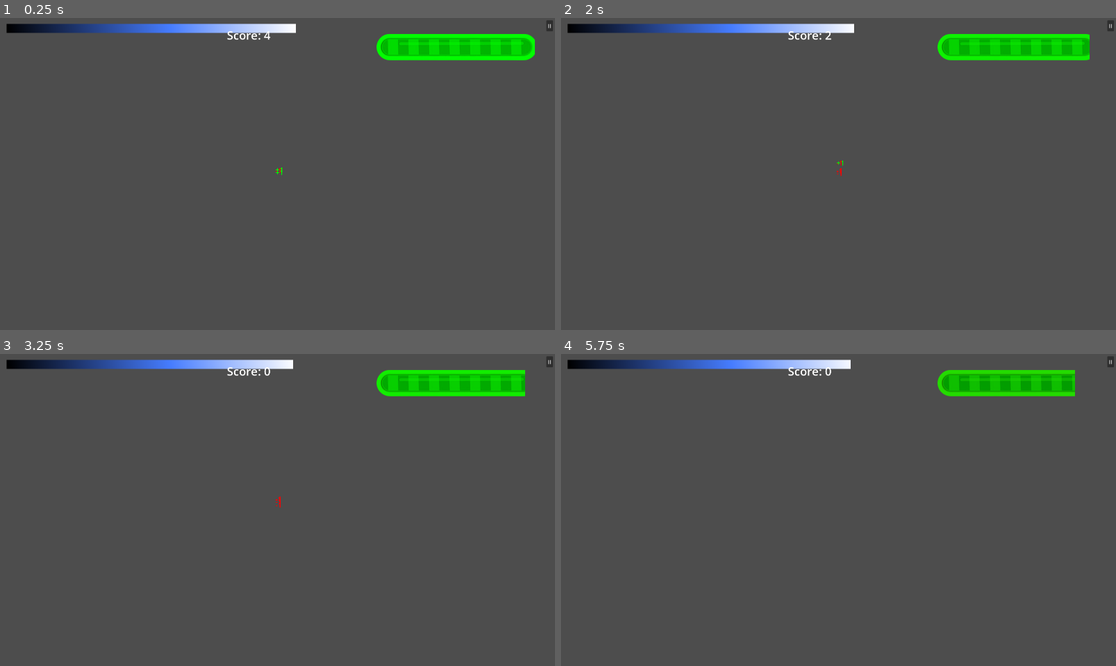
Above: before the commit, frames 1-4 (two rows, left to right).
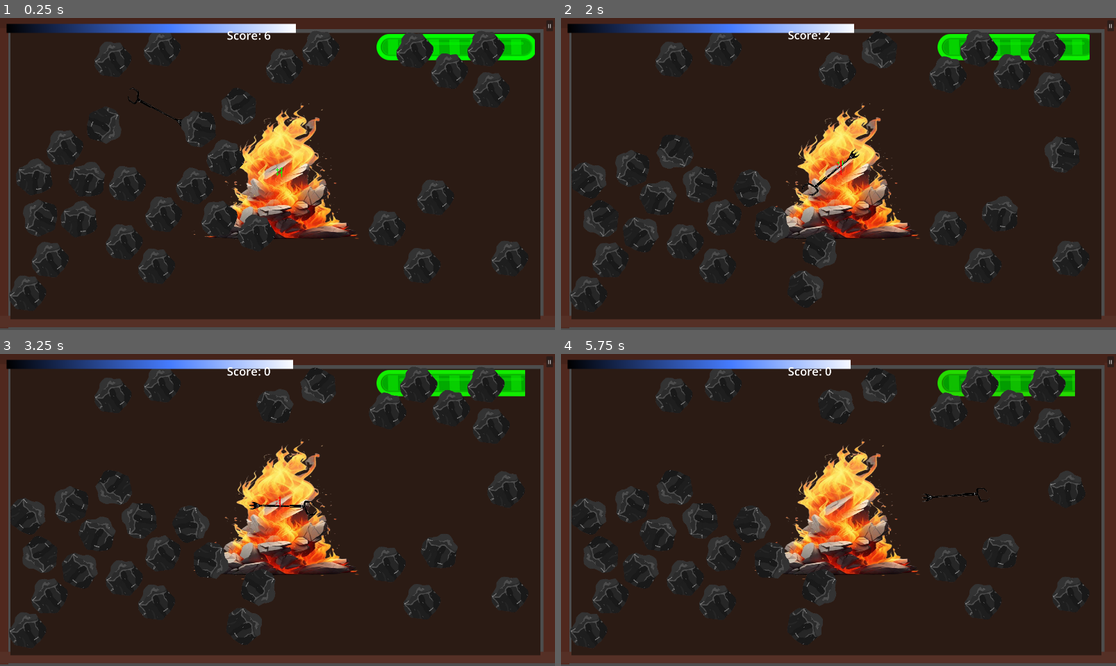
Above: after the commit, the same moments.

Repository: Inquisitor718/Casa-de-Penguin
Game: Godot game, scene res://scenes/fire_place.tscn
Two runs of this game, one before a commit and one after it. Both use one fixed random seed, a clock stepped at 60 frames per second and the inputs below.
Inputs (mouse positions are in pixels of both pictures, inside the frame that each line leads up to):
- Up to frame 1 (0.25 s): no input
- Up to frame 2 (2 s): click "II" at 0.5 s; click "Resume" at 1.25 s
- Up to frame 3 (3.25 s): click "II" at 2 s; click "Resume" at 2.75 s
- Up to frame 4 (5.75 s): click "II" at 3.5 s; click "Resume" at 4.25 s; move the mouse to (960, 494) at 5.02 s; click (960, 494) at 5.17 s

The runs differ from the first frame. In frame 1, 93% of the frame differs, in the area x 0-100%, y 0-100%; in frame 2, 93%; in frame 3, 93%; in frame 4, 93%.

Commit message:
sprite and audio lagaya

Diff:
--- a/casa-de-penguin/Pond.tscn
+++ b/casa-de-penguin/Pond.tscn
@@ -2,7 +2,7 @@
 
 [ext_resource type="Script" uid="uid://djvirrobmke7h" path="res://Pond.gd" id="1_4nafw"]
 [ext_resource type="Texture2D" uid="uid://bxkdtofujphu3" path="res://icon.svg" id="2_mck8p"]
-[ext_resource type="PackedScene" uid="uid://d3yxwak4tgxpc" path="res://Scenes/main.tscn" id="2_n1mv4"]
+[ext_resource type="PackedScene" uid="uid://bs2ynfyt0nf3y" path="res://Scenes/fish.tscn" id="2_n1mv4"]
 
 [sub_resource type="AtlasTexture" id="AtlasTexture_4nafw"]
 atlas = ExtResource("2_mck8p")
--- a/casa-de-penguin/project.godot
+++ b/casa-de-penguin/project.godot
@@ -33,6 +33,7 @@
 run/main_scene="uid://d3yxwak4tgxpc"
 config/features=PackedStringArray("4.5", "Forward Plus")
 config/icon="res://icon.svg"
+poker=""
 
 [input]
 
--- a/casa-de-penguin/scenes/coal.tscn
+++ b/casa-de-penguin/scenes/coal.tscn
@@ -1,6 +1,8 @@
-[gd_scene load_steps=3 format=3 uid="uid://cc8uhrey8qc28"]
+[gd_scene load_steps=5 format=3 uid="uid://cc8uhrey8qc28"]
 
-[ext_resource type="Script" uid="uid://064f8712j4gr" path="res://scripts/coal.gd" id="1_tqxuk"]
+[ext_resource type="Script" uid="uid://064f8712j4gr" path="res://Scripts/coal.gd" id="1_tqxuk"]
+[ext_resource type="Texture2D" uid="uid://vaivugxeyjij" path="res://assets/stock-vector-coal-vector-icon-for-game-interface-simple-sprite-for-interface-can-be-used-like-craft-element-1939904764-removebg-preview.png" id="2_7w8tp"]
+[ext_resource type="AudioStream" uid="uid://bibb8wp3vylq8" path="res://assets/hit-rock-02-266304.wav" id="3_g465f"]
 
 [sub_resource type="CircleShape2D" id="CircleShape2D_tqxuk"]
 radius = 70.0
@@ -10,13 +12,25 @@
 collision_mask = 7
 gravity_scale = 0.0
 inertia = 1.0
+contact_monitor = true
+max_contacts_reported = 1
 linear_damp = 0.5
 angular_damp = 0.5
 script = ExtResource("1_tqxuk")
 
 [node name="Sprite2D" type="Sprite2D" parent="."]
+z_index = 1
+position = Vector2(1.500001, 10.999992)
+scale = Vector2(0.5309918, 0.50775194)
+texture = ExtResource("2_7w8tp")
 
 [node name="CollisionShape2D" type="CollisionShape2D" parent="."]
 shape = SubResource("CircleShape2D_tqxuk")
 
 [node name="Marker2D" type="Marker2D" parent="."]
+
+[node name="HitSound" type="AudioStreamPlayer2D" parent="."]
+stream = ExtResource("3_g465f")
+volume_db = -6.0
+
+[connection signal="body_entered" from="." to="." method="_on_body_entered"]
--- a/casa-de-penguin/scenes/fire_place.tscn
+++ b/casa-de-penguin/scenes/fire_place.tscn
@@ -1,10 +1,12 @@
-[gd_scene load_steps=11 format=3 uid="uid://bjeek4rb56exk"]
+[gd_scene load_steps=23 format=3 uid="uid://bjeek4rb56exk"]
 
 [ext_resource type="Script" uid="uid://ca4amg4wlm3e6" path="res://Scripts/fire_place.gd" id="1_7gyp6"]
 [ext_resource type="Script" uid="uid://bb1opt4ah3ilm" path="res://Scripts/fire_ring.gd" id="2_6tqpe"]
 [ext_resource type="PackedScene" uid="uid://be1hxx8qs8ilq" path="res://Scenes/poker.tscn" id="2_7gyp6"]
 [ext_resource type="PackedScene" uid="uid://cc8uhrey8qc28" path="res://Scenes/coal.tscn" id="2_x4ixd"]
+[ext_resource type="Texture2D" uid="uid://cb6v8fsy6e2dx" path="res://assets/3d-campfire-with-flames_23-2151073727-removebg-preview.png" id="4_ehpc3"]
 [ext_resource type="Texture2D" uid="uid://0l78rg8613eq" path="res://assets/198114-906539891_tiny-removebg-preview.png" id="5_e5wvw"]
+[ext_resource type="AudioStream" uid="uid://8x3n8hyht56e" path="res://assets/match-ignite-165316.wav" id="5_wfl1u"]
 
 [sub_resource type="CircleShape2D" id="CircleShape2D_e5wvw"]
 radius = 201.3579
@@ -12,21 +14,50 @@
 [sub_resource type="RectangleShape2D" id="RectangleShape2D_648hr"]
 size = Vector2(1144.5, 24.5)
 
+[sub_resource type="Gradient" id="Gradient_ehpc3"]
+offsets = PackedFloat32Array(0, 0.9866667)
+colors = PackedColorArray(0.27058825, 0.13725491, 0.101960786, 1, 0.27058825, 0.13725491, 0.101960786, 1)
+
+[sub_resource type="GradientTexture2D" id="GradientTexture2D_wfl1u"]
+gradient = SubResource("Gradient_ehpc3")
+
 [sub_resource type="RectangleShape2D" id="RectangleShape2D_jt0tu"]
 size = Vector2(24, 611.6875)
+
+[sub_resource type="Gradient" id="Gradient_vigc3"]
+colors = PackedColorArray(0.3137255, 0.15686275, 0.11764706, 1, 0.3137255, 0.15686275, 0.11764706, 1)
+
+[sub_resource type="GradientTexture2D" id="GradientTexture2D_on1jp"]
+gradient = SubResource("Gradient_vigc3")
 
 [sub_resource type="RectangleShape2D" id="RectangleShape2D_tyx4h"]
 size = Vector2(24.5, 604.5)
 
+[sub_resource type="Gradient" id="Gradient_wfl1u"]
+colors = PackedColorArray(0.3137255, 0.15686275, 0.11764706, 1, 0.3137255, 0.15686275, 0.11764706, 1)
+
+[sub_resource type="GradientTexture2D" id="GradientTexture2D_vigc3"]
+gradient = SubResource("Gradient_wfl1u")
+
+[sub_resource type="Gradient" id="Gradient_on1jp"]
+colors = PackedColorArray(0.33333334, 0.1882353, 0.14901961, 1, 0.33333334, 0.1882353, 0.14901961, 1)
+
+[sub_resource type="GradientTexture2D" id="GradientTexture2D_wbthi"]
+gradient = SubResource("Gradient_on1jp")
+
 [sub_resource type="RectangleShape2D" id="RectangleShape2D_x4ixd"]
 size = Vector2(1831, 977)
+
+[sub_resource type="Gradient" id="Gradient_fhdae"]
+colors = PackedColorArray(0.16862746, 0.105882354, 0.078431375, 1, 0.16862746, 0.105882354, 0.078431375, 1)
+
+[sub_resource type="GradientTexture2D" id="GradientTexture2D_ehpc3"]
+gradient = SubResource("Gradient_fhdae")
+fill_from = Vector2(0, 0.023364486)
 
 [node name="FirePlace" type="Node2D"]
 script = ExtResource("1_7gyp6")
 coal_scene = ExtResource("2_x4ixd")
-
-[node name="Background" type="Sprite2D" parent="."]
-visible = false
 
 [node name="FireRing" type="Area2D" parent="." groups=["ring"]]
 collision_layer = 0
@@ -34,13 +65,24 @@
 script = ExtResource("2_6tqpe")
 
 [node name="CollisionShape2D" type="CollisionShape2D" parent="FireRing"]
-position = Vector2(947, 522)
+position = Vector2(910, 506)
 shape = SubResource("CircleShape2D_e5wvw")
+
+[node name="Sprite2D" type="Sprite2D" parent="FireRing/CollisionShape2D"]
+z_index = 1
+position = Vector2(57.50002, 35.75002)
+scale = Vector2(1.5600961, 0.92904836)
+texture = ExtResource("4_ehpc3")
 
 [node name="ForceCenter" type="Marker2D" parent="FireRing"]
 position = Vector2(953, 525)
 
+[node name="EnterSound" type="AudioStreamPlayer2D" parent="FireRing"]
+stream = ExtResource("5_wfl1u")
+volume_db = -5.0
+
 [node name="Poker" parent="." instance=ExtResource("2_7gyp6")]
+z_index = 1
 position = Vector2(-157, -53)
 
 [node name="Timer" type="Timer" parent="."]
@@ -68,23 +110,49 @@
 position = Vector2(547.59973, -8.234585)
 shape = SubResource("RectangleShape2D_648hr")
 
+[node name="Sprite2D" type="Sprite2D" parent="Walls/Top"]
+position = Vector2(-0.29406035, 1.4704635)
+scale = Vector2(17.875294, 0.43194798)
+texture = SubResource("GradientTexture2D_wfl1u")
+
 [node name="Left" type="CollisionShape2D" parent="Walls"]
 position = Vector2(-12, 310.15625)
 shape = SubResource("RectangleShape2D_jt0tu")
+
+[node name="Sprite2D" type="Sprite2D" parent="Walls/Left"]
+position = Vector2(1.4126804, 0.111065865)
+scale = Vector2(0.4043768, 9.548807)
+texture = SubResource("GradientTexture2D_on1jp")
 
 [node name="Right" type="CollisionShape2D" parent="Walls"]
 position = Vector2(1104, 304.75)
 shape = SubResource("RectangleShape2D_tyx4h")
 
+[node name="Sprite2D" type="Sprite2D" parent="Walls/Right"]
+position = Vector2(0.02231121, -0.36454678)
+scale = Vector2(0.40437612, 9.456903)
+texture = SubResource("GradientTexture2D_vigc3")
+
 [node name="Bottom" type="CollisionShape2D" parent="Walls"]
 position = Vector2(546, 602)
 shape = SubResource("RectangleShape2D_648hr")
 
+[node name="Sprite2D" type="Sprite2D" parent="Walls/Bottom"]
+position = Vector2(-0.75305176, 0.00674057)
+scale = Vector2(17.847721, 0.3584243)
+texture = SubResource("GradientTexture2D_wbthi")
+
 [node name="SpawnArea" type="Area2D" parent="."]
 
 [node name="CollisionShape2D" type="CollisionShape2D" parent="SpawnArea"]
-position = Vector2(945.5, 525.5)
+position = Vector2(950, 535)
 shape = SubResource("RectangleShape2D_x4ixd")
+
+[node name="Background" type="Sprite2D" parent="SpawnArea/CollisionShape2D"]
+position = Vector2(2.6599603, 12.499939)
+rotation = 3.1415927
+scale = Vector2(28.649239, -15.482951)
+texture = SubResource("GradientTexture2D_ehpc3")
 
 [node name="TimerBar" type="TextureProgressBar" parent="."]
 offset_left = 1303.0
--- a/casa-de-penguin/scenes/poker.tscn
+++ b/casa-de-penguin/scenes/poker.tscn
@@ -1,11 +1,12 @@
-[gd_scene load_steps=3 format=3 uid="uid://be1hxx8qs8ilq"]
+[gd_scene load_steps=4 format=3 uid="uid://be1hxx8qs8ilq"]
 
-[ext_resource type="Script" uid="uid://caws86ti4ynop" path="res://scripts/poker.gd" id="1_qoub5"]
+[ext_resource type="Script" uid="uid://caws86ti4ynop" path="res://Scripts/poker.gd" id="1_qoub5"]
+[ext_resource type="Texture2D" uid="uid://co6aa1snep4vf" path="res://assets/black-metal-fireplace-poker-tool-claw-fork-ends-managing-embers-logs-safely-classic-featuring-dual-purpose-design-401596690-removebg-preview.png" id="2_3xkfc"]
 
 [sub_resource type="RectangleShape2D" id="RectangleShape2D_qoub5"]
 size = Vector2(30, 222)
 
-[node name="Poker" type="CharacterBody2D"]
+[node name="Poker" type="CharacterBody2D" groups=["poker"]]
 collision_mask = 2
 motion_mode = 1
 script = ExtResource("1_qoub5")
@@ -13,3 +14,9 @@
 [node name="CollisionShape2D" type="CollisionShape2D" parent="."]
 rotation = 1.5707964
 shape = SubResource("RectangleShape2D_qoub5")
+
+[node name="Sprite2D" type="Sprite2D" parent="."]
+position = Vector2(-3.965312, -4.638753)
+rotation = 0.5952539
+scale = Vector2(0.45665848, 0.4462317)
+texture = ExtResource("2_3xkfc")
--- a/casa-de-penguin/scripts/coal.gd
+++ b/casa-de-penguin/scripts/coal.gd
@@ -4,10 +4,11 @@
 @export var k := 0.5
 @export var base_radius := 90 # 👈 You tweak this manually
 @onready var marker_2d: Marker2D = $Marker2D
+@onready var hit_sound: AudioStreamPlayer2D = $HitSound
 
 var ring_radius := 0.0
 var calm_radius := 0.0
-
+var can_play := true
 var ring: Area2D
 
 
@@ -47,3 +48,11 @@
 		var strength =  (k) * t
 
 		state.apply_central_impulse(dir * strength)
+
+
+func _on_body_entered(body):
+	if body.name == "Poker" and can_play:
+		$HitSound.play()
+		can_play = false
+		await get_tree().create_timer(0.1).timeout
+		can_play = true
--- a/casa-de-penguin/scripts/fire_ring.gd
+++ b/casa-de-penguin/scripts/fire_ring.gd
@@ -7,10 +7,13 @@
 @export var max_radius := 500.0
 @export var max_coals_for_full_size := 15
 @onready var force_center: Marker2D = $ForceCenter
+@onready var enter_sound: AudioStreamPlayer2D = $EnterSound
 
 @onready var collision := $CollisionShape2D
 @onready var circle := collision.shape as CircleShape2D
 @onready var ring: CollisionShape2D = $CollisionShape2D
+
+var can_play := true
 
 func get_ring_radius():
 	var rad = (ring.shape as CircleShape2D).radius
@@ -34,6 +37,7 @@
 	#var dist = body.global_position.distance_to(force_center.global_position) *0.25
 	#print ("IN distance is", dist)
 	if body.is_in_group("coal"):
+		$EnterSound.play()
 		score += 1
 		emit_signal("score_changed", score)
 
Binary file added: casa-de-penguin/assets/3d-campfire-with-flames_23-2151073727-removebg-preview.png
Not shown, added: casa-de-penguin/assets/3d-campfire-with-flames_23-2151073727-removebg-preview.png.import
Binary file added: casa-de-penguin/assets/black-metal-fireplace-poker-tool-claw-fork-ends-managing-embers-logs-safely-classic-featuring-dual-purpose-design-401596690-removebg-preview.png
Not shown, added: casa-de-penguin/assets/black-metal-fireplace-poker-tool-claw-fork-ends-managing-embers-logs-safely-classic-featuring-dual-purpose-design-401596690-removebg-preview.png.import
Not shown, added: casa-de-penguin/assets/hit-rock-02-266304.wav.import
Not shown, added: casa-de-penguin/assets/match-ignite-165316.wav.import
Binary file added: casa-de-penguin/assets/stock-vector-coal-vector-icon-for-game-interface-simple-sprite-for-interface-can-be-used-like-craft-element-1939904764-removebg-preview.png
Not shown, added: casa-de-penguin/assets/stock-vector-coal-vector-icon-for-game-interface-simple-sprite-for-interface-can-be-used-like-craft-element-1939904764-removebg-preview.png.import
Not shown, added: casa-de-penguin/assets/hit-rock-02-266304.wav
Not shown, added: casa-de-penguin/assets/match-ignite-165316.wav
